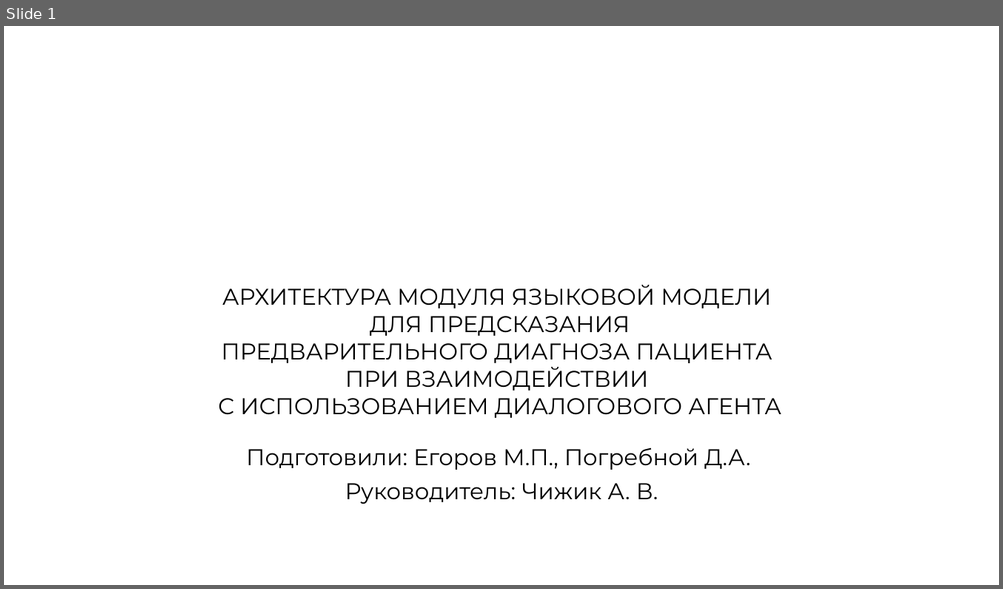
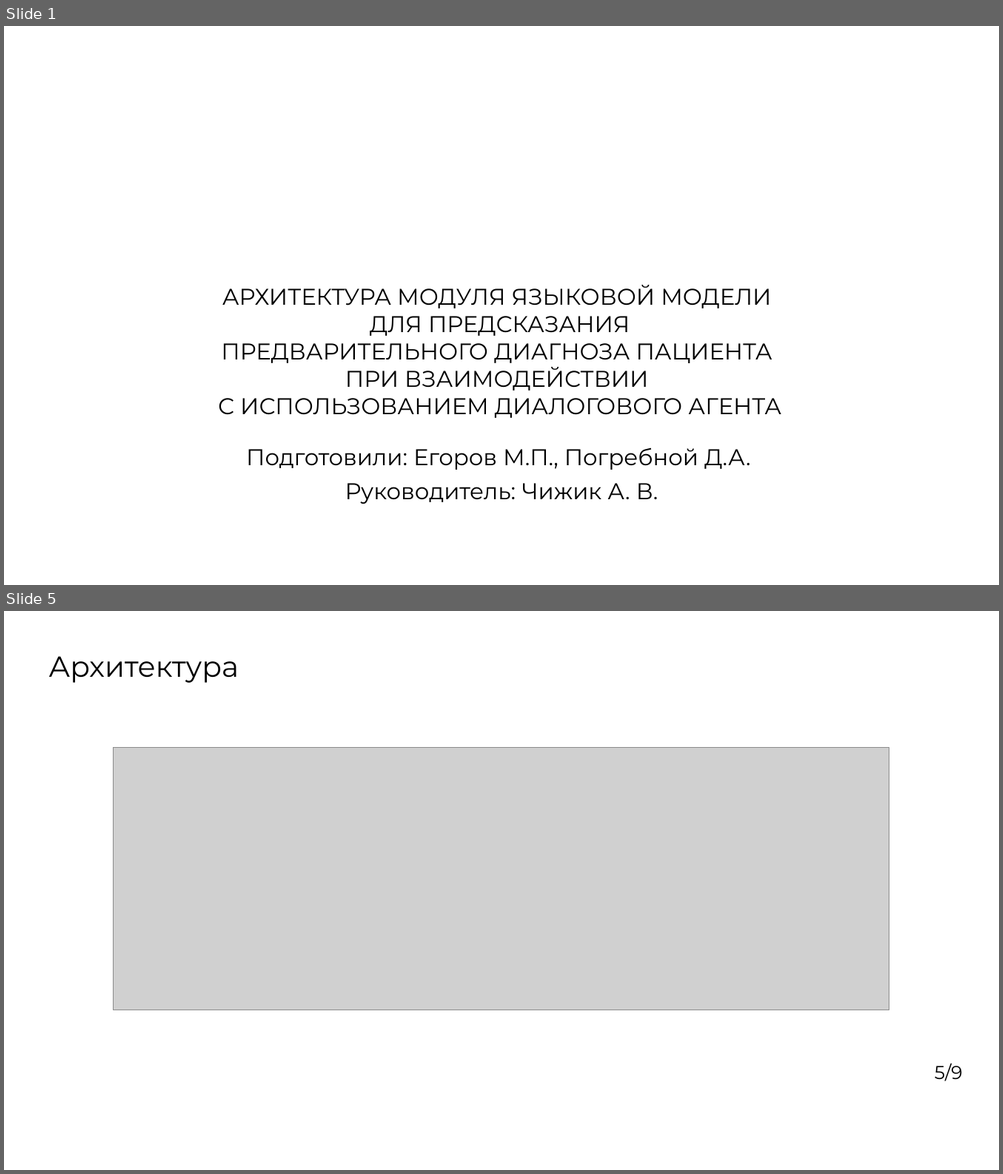
Before and after one commit to NIRMA-PATIENT-INTAKE/disease, a slide deck: presentation materials/КМУ/Егоров М.П, ПогребнойД.А. АРХАРХИТЕКТУРА МОДУЛЯ ЯЗЫКОВОЙ МОДЕЛИ ДЛЯ ПРЕДСКАЗАНИЯ.pptx. Shown one above the other, each under a label of ours: slide 1 before the commit, slides 1 and 5 after it; the slides between them are not shown. The pictures are 1003x589 and 1003x1174 pixels, drawn with LibreOffice and Linux fonts; fonts in the diff are those of the drawing; grey boxes stand for pictures; background and template pictures are left out. Boxes give left, top, right and bottom in pixels: in the first picture for what was removed or moved away, otherwise in the second. Text is boxed around its words. In the diff, an @@ line names an element or a change of style, - is before the commit and + after.

```diff
--- a/presentation materials/КМУ/Егоров М.П, ПогребнойД.А. АРХАРХИТЕКТУРА МОДУЛЯ ЯЗЫКОВОЙ МОДЕЛИ ДЛЯ ПРЕДСКАЗАНИЯ.pptx
+++ b/presentation materials/КМУ/Егоров М.П, ПогребнойД.А. АРХАРХИТЕКТУРА МОДУЛЯ ЯЗЫКОВОЙ МОДЕЛИ ДЛЯ ПРЕДСКАЗАНИЯ.pptx
@@ slide 5 added at bbox=[4, 611, 999, 1170], background picture (left out) @@
@@ text added at bbox=[48, 656, 239, 683], 28 pt, text #000000 @@
+Архитектура
@@ picture added at bbox=[114, 748, 890, 1010] @@
@@ text added at bbox=[934, 1063, 962, 1082], 18 pt, text #000000 @@
+5/9
```
Also in this commit, not shown: 6 slides changed, 4 other files.
